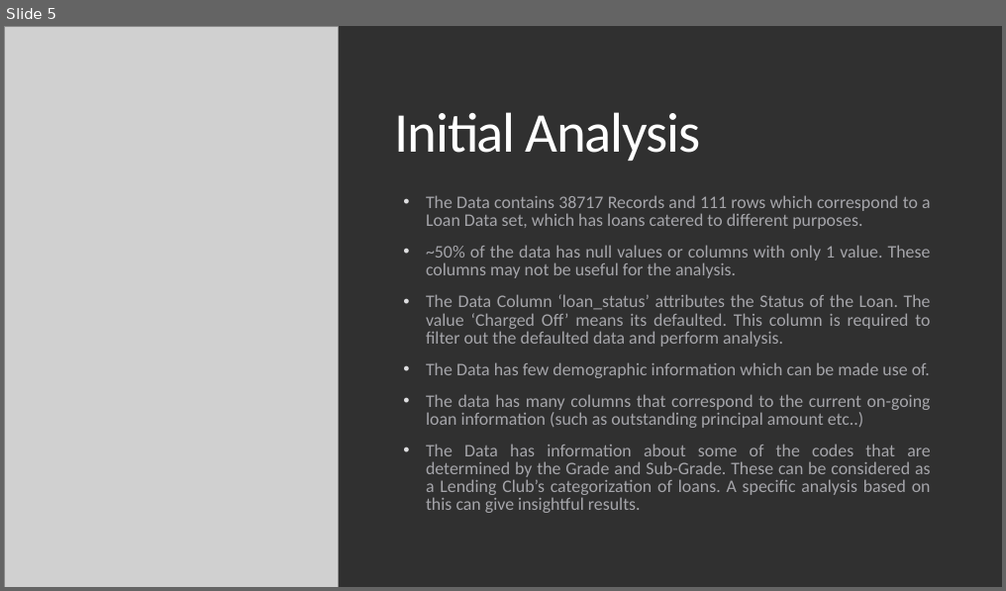
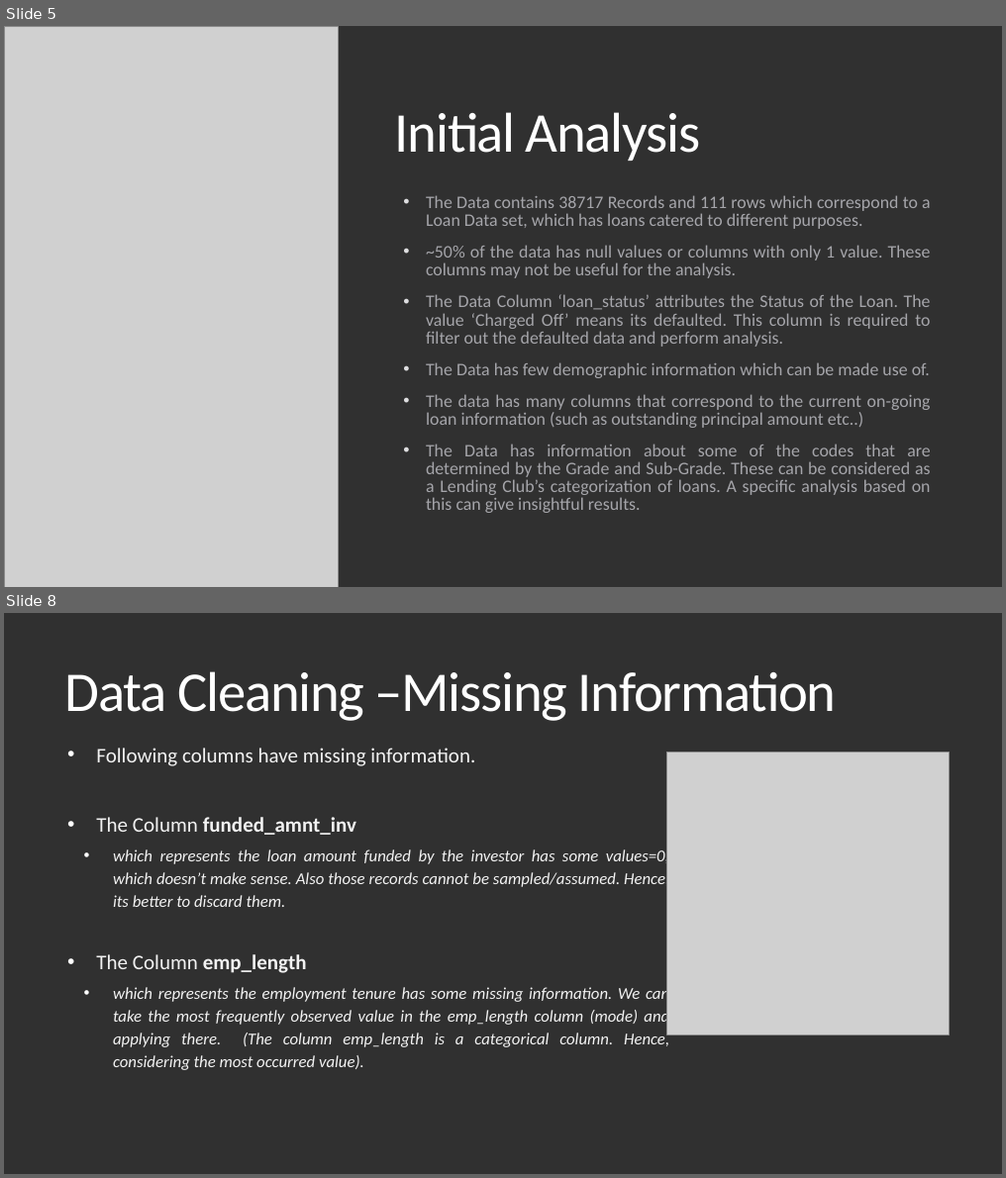
Before and after one commit to Vasista-Eranki/LendingClubCaseStudy, a slide deck: Lending Club Case Study.pptx. Shown one above the other, each under a label of ours: slide 5 before the commit, slides 5 and 8 after it; the slides between them are not shown. The pictures are 1006x591 and 1006x1178 pixels, drawn with LibreOffice and Linux fonts; fonts in the diff are those of the drawing; grey boxes stand for pictures. Boxes give left, top, right and bottom in pixels: in the first picture for what was removed or moved away, otherwise in the second. Text is boxed around its words. In the diff, an @@ line names an element or a change of style, - is before the commit and + after.

```diff
--- a/Lending Club Case Study.pptx
+++ b/Lending Club Case Study.pptx
@@ slide 8 added at <box>4,613,1002,1174</box>, background #303030 @@
@@ title added at <box>65,671,837,721</box>, 54 pt, text #FFFFFF @@
+Data Cleaning –Missing Information
@@ text added at <box>96,748,669,1070</box>, 16 pt, text #F2F2F2, italic @@
+  • Following columns have missing information.
+  • The Column funded_amnt_inv
+    • which represents the loan amount funded by the investor has some values=0; which doesn’t make sense. Also those records cannot be sampled/assumed. Hence, its better to discard them.
+  • The Column emp_length
+    • which represents the employment tenure has some missing information. We can take the most frequently observed value in the emp_length column (mode) and applying there. (The column emp_length is a categorical column. Hence, considering the most occurred value).
@@ picture added at <box>667,753,949,1035</box> @@
```
Also in this commit, not shown: 3 slides changed, 14 other slides added, 1 slide removed, 1 other file.
